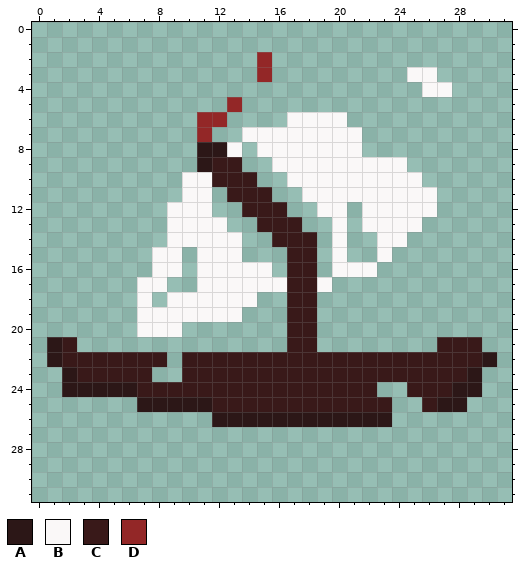
Two versions of one pixel-art sprite, Schiffeversenken/treffer.png. The picture above is the old version.
The file is 32x32 pixels. Colours within 5 levels of each other are drawn and written as one.
Palette (. is transparent): A #2c1717  B #faf8f8  C #391919  D #932727
Pixels before, first column x 1:
 2 ..............D...............
 3 ..............D.........BB....
 4 .........................BB...
 5 ............D.................
 6 ..........DD....BBBB..........
 7 ..........D..BBBBBBBB.........
 8 ..........AAB.BBBBBBB.........
 9 ..........ACC..BBBBBBBBB......
10 .........BBCCC..BBBBBBBBB.....
11 .........BB.CCC..BBBBBBBBB....
12 ........BBB..CCC..BB.BBBBB....
13 ........BBBB..CCC..B.BBBB.....
14 ........BBBBB..CCC.B..BB......
15 .......BB.BBB...CC.B..B.......
16 .......BB.BBBBB.CC.BBB........
17 ......BB..BBBBBBCCB...........
18 ......B.BBBBBB..CC............
19 ......BBBBBBB...CC............
20 ......BBB.......CC............
21 AC..............CC........CCC.
22 ACCCCCCC.CCCCCCCCCCCCCCCCCCCCA
23 .ACCCCC..CCCCCCCCCCCCCCCCCCCA.
24 .AAAAACCCCCCCCCCCCCCCC..CCCAA.
25 ......AAAAACCCCCCCCCCCC..CAA..
26 ...........AAAAAAAAAAAA.......
New version:
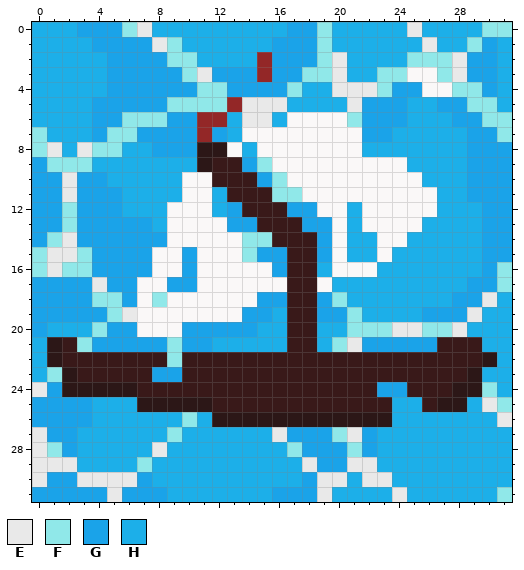
Colours new in this view: E #e9e9e9  F #90e8e9  G #1aa3e9  H #1cafe9
Changes in this commit:
Changed rows in their new state; - is an unchanged pixel.
first column x 0:
 0 HHHGGGFEHHHHHHHHHGGFHHHHHEHHHHFF
 1 HHHHGGGGEFHHHHHHGGGFHHHHHHEHHFGH
 2 HHHHHGGGGFFHHHH-GGGFEHHHHFFFEGGH
 3 HHHHHGGGGGFEGGG-GGFFEHHFF--FEGGH
 4 HHHHHGGGGGGFFGGGGFHHEEEFGG--FFGH
 5 HHHHGGGGGFFFF-EEEHHHHEGGGHHGGFFH
 6 HHHHGGFFFGG--HEEH----FGGGHHHGGFF
 7 FHHHGFFGGGG-GH--------GGHHHHHGGF
 8 FEHEFFHHGGG---H-------HHHHHHHGGG
 9 GFFFHHHHHHH---GF---------HHHHGGG
10 GGEGGHHHHH-----GF---------HHHGGG
11 GGEGGGHHHH--H---FF---------HHGGG
12 GGFGGGHHH---HG---GG--H-----HHHGG
13 GGFGGGGGH----GG---GG-H----HHHHGG
14 GFEGGGGGG-----FF---G-HH--HHHHHGG
15 FEEFGGGG--G---FGG--G-HH-HHHHHHGG
16 FEFFGGGG--G-----G--H---HHHHHHHGF
17 GGGGEGG--GG---------HHHHHHHHHGGF
18 GGGGFFG-F------GG--GFHHHHHHHGGEH
19 GGGGGFE-------GGH--GGFHHHHGGGEHH
20 GHHHFGG---GGGGGHH--HHFFFEEFFEHHH
21 H--FGGGGGFGGHHHHH--HFEGGGGG---HH
22 H--------F---------------------H
23 HF------GG--------------------HH
24 EG---------------------GG-----FH
25 GGGGHHH-----------------HH---HEF
26 GGGGHHHHHHFH------------HHHHHHHE
27 EGGHHHHHHFHHHHHHEGGGFEGHHHHHHHHH
28 EFGHHHHHEHHHHHHHHFGGGFGHHHHHHHHH
29 EEEHHHHFHHHHHHHHHHEGGEEHHHHHHHHH
30 EGGEEEEGHHHHHHHHHHGEEHEEHHHHHHHH
31 GGGGGEGGGHHHHHHHGGGEHHHHEHHHHHHF
Changed places in both pictures, as pixel boxes (x1, y1, x2, y2):
added: (32, 22, 512, 502)
